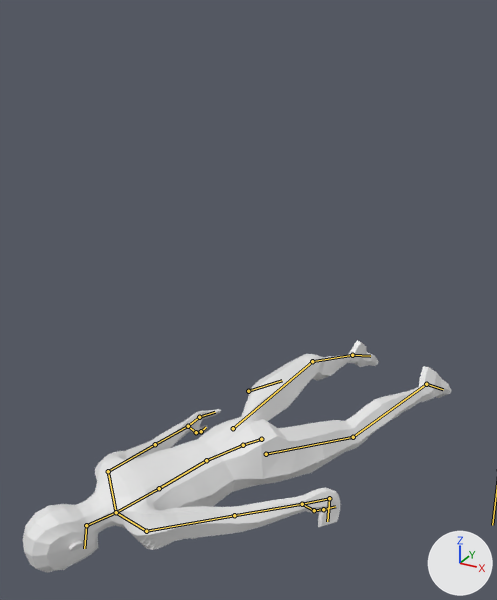
An edit to the Blender file Blender Files/human_female4.blend, drawn before and after from the same camera.
The view is the same before and after, from a 50 mm lens placed at (7.3, -25.0, 15.0), pointed at (-2.4, -7.3, 6.1). The axes (+X, +Y, +Z) are drawn at lower right. The lights are the same throughout. Both versions are drawn at frame 400 of the action 'rootAction'; the numbers are the values there. The bones that bend it are drawn over the model as lines. Materials are left out; every surface is plain grey.

The first picture shows 'female'.
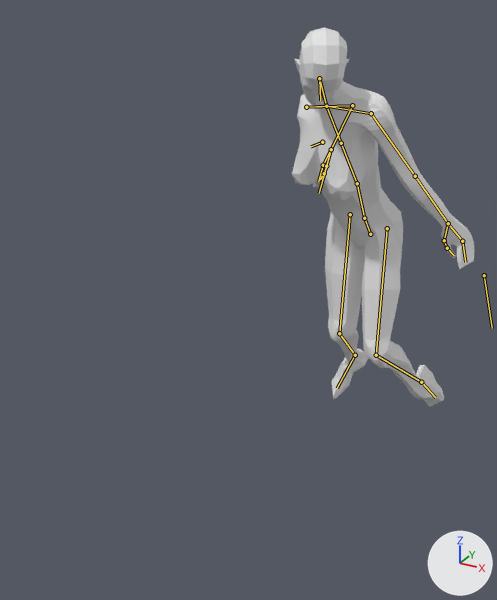
Changed parts and their boxes [x1, y1, x2, y2] in the pictures (497 x 600 px):
'female', posed (57% narrower, 63% taller)
    before: [23, 340, 451, 573]
    after: [292, 27, 474, 407]
bone 'Root', root to tip
    before: (261, 439) to (243, 445)
    after: (370, 234) to (364, 218)
bone 'Lower Abs', root to tip
    before: (243, 445) to (206, 460)
    after: (364, 218) to (357, 183)
bone 'HandIK.R', root to tip
    before: (248, 391) to (282, 380)
    after: (331, 149) to (319, 193)

What the commit changed:
Bone 'Root' (bone_root) moves from (-1.75, -7.58, 7.64) to (-0.41, -1.76, 1.77).
Bone 'Root' (bone_root) turns from (83, -24, 0) to (32, -23, -3) degrees about its own x, y and z.
Bone 'Lower Abs' (bone_lower_abs) turns from (6, 0, 0) to (-8, 0, 0) degrees about its own x, y and z.
Bone 'HandIK.R' (bone_handik_r) moves from (-14.77, -0.96, 2.22) to (-4.3, -3.53, 0.33).
Bone 'HandIK.R' (bone_handik_r) turns from (-105, 19, 41) to (-7, 10, 73) degrees about its own x, y and z.
Bone 'IKLegPole.L' (bone_iklegpole_l) moves from (2.65, 4.11, -25.01) to (0.2, 0.3, -1.49).
Bone 'IKLeg.L' (bone_ikleg_l) moves from (-1.13, -0.81, -0.33) to (-0.92, -0.76, -0.33).
Bone 'IKLeg.L' (bone_ikleg_l) turns from (-127, -16, -1) to (-112, -14, -3) degrees about its own x, y and z.
Bone 'IKLeg.R' (bone_ikleg_r) moves from (0.74, 0.13, 0.09) to (0.67, 0.18, 0.11).
Bone 'IKLeg.R' (bone_ikleg_r) turns from (-136, 2, 16) to (-53, 0, 36) degrees about its own x, y and z.
Bone 'HandIK.L' (bone_handik_l) moves from (13.51, -0.76, 4.45) to (7.82, -2.58, 1.62).
Bone 'HandIK.L' (bone_handik_l) turns from (24, 36, -70) to (5, 36, -70) degrees about its own x, y and z.
Bone 'Head Target' (bone_head_target) moves from (-4.81, 10.91, 20.24) to (-0.64, 2.53, 4.34).
